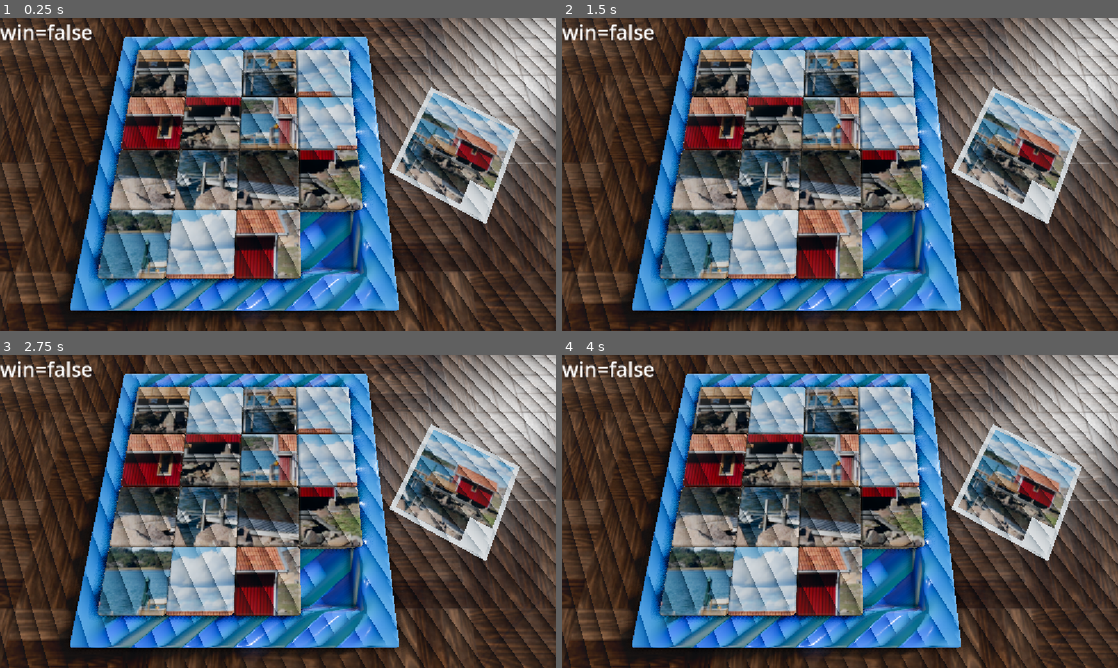
Above: before the commit, frames 1-4 (two rows, left to right).
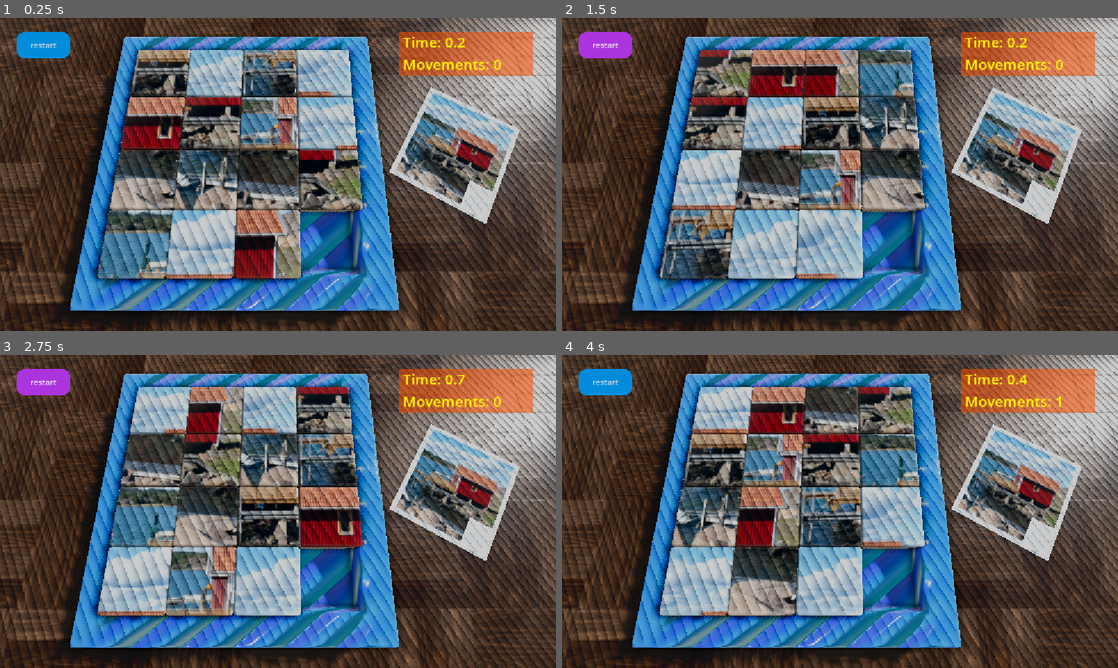
Above: after the commit, the same moments.

Repository: LucasSilvaPatricio/PuzzleGodot
Game: Godot game, scene res://scenes/main.tscn
Same seed, same stepped clock (60 frames per second), same inputs: the game is played once before the commit and once after it.
Inputs (mouse positions are in pixels of both pictures, inside the frame that each line leads up to):
- Up to frame 1 (0.25 s): no input
- Up to frame 2 (1.5 s): click (606, 46) at 0.5 s, where only the run after the commit has a clickable "restart"; click (606, 46) at 1.25 s, where only the run after the commit has a clickable "restart"
- Up to frame 3 (2.75 s): click (44, 383) at 2 s, where only the run after the commit has a clickable "restart"
- Up to frame 4 (4 s): tap Enter at 2.75 s; move the mouse to (962, 495) at 2.77 s; click (962, 495) at 2.92 s; tap Space at 3.5 s; move the mouse to (728, 527) at 3.52 s; click (728, 527) at 3.67 s

The runs differ from the first frame. In frame 1, 42% of the frame differs, in the area x 0-100%, y 0-100%; in frame 2, 57%; in frame 3, 58%; in frame 4, 58%.

Commit message:
update
update

Diff:
--- a/Puzzle/scenes/main.tscn
+++ b/Puzzle/scenes/main.tscn
@@ -21,9 +21,7 @@
 tonemap_mode = 4
 ssao_enabled = true
 ssao_intensity = 4.0
-ssil_enabled = true
 sdfgi_use_occlusion = true
-glow_enabled = true
 glow_intensity = 2.42
 
 [sub_resource type="StandardMaterial3D" id="StandardMaterial3D_6tjto"]
@@ -74,9 +72,11 @@
 
 [node name="DirectionalLight3D" type="DirectionalLight3D" parent="." unique_id=2022578661]
 transform = Transform3D(0.46954536, -0.49754873, 0.7293644, -0.84082794, -3.6893432e-08, 0.5413026, -0.26932442, -0.867436, -0.418353, 0, 2.562986, 0)
+light_bake_mode = 1
 shadow_enabled = true
 shadow_normal_bias = 0.0
 shadow_blur = 2.412
+directional_shadow_mode = 1
 
 [node name="WorldEnvironment" type="WorldEnvironment" parent="." unique_id=350658340]
 environment = SubResource("Environment_enhji")
--- a/Puzzle/scenes/tabuleiro.gd
+++ b/Puzzle/scenes/tabuleiro.gd
@@ -10,7 +10,7 @@
 enum direction {LEFT,RIGHT, UP, DOWN, NONE}
 
 var win = true
-var scene_win :Control
+var scene_win :win_control
 var tab_positions = { 0:0,1:1, 2:2, 3:3,
 				   4:4, 5:5, 6:6, 7:7,
 				   8:8, 9:9, 10:10, 11:11,
@@ -24,26 +24,38 @@
 #					8,9,10,11, # 8, 9, 10, 11
 #					12,13,14,-1 # 12, 13, 14, null
 #					]
+var time_count :float = 0.0
+var number_of_movements :int = 0
+
+@export var time_count_label :Label
+@export var movements_label :Label
+
+signal score_game(time_count, number_of_movements)
 
 func _ready() -> void:
 
 	random_box()
-	debugger()
+	#debugger()
 
 	win = _check_win()
 
-	scene_win = win_scene.instantiate()
+	scene_win  = win_scene.instantiate()
 	add_child(scene_win)
 	scene_win.visible=false
+	scene_win.new_game.connect(_restart)
+	movements_label.text = "Movements: %d"%number_of_movements
 
-func _process(_delta: float) -> void:
-	$Label.text = "win="+str(win)
+func _process(delta: float) -> void:
+	time_count += delta
+	time_count_label.text = "Time: %.1f"%time_count
 
 func change_position(index :int) -> Variant:
 
+	number_of_movements+=1
+	movements_label.text = "Movements: %d"%number_of_movements
 	if tab_positions[index] == -1:
 		return
-
+	$AudioStreamPlayer2.play()
 	var direction_move :direction = direction.NONE
 	var next_index = index+1
 	var prev_index = index-1
@@ -100,11 +112,13 @@
 		direction.DOWN:
 			t.tween_property(mesh,"position",mesh.position+Vector3(0,0,0.4), speed)
 			#mesh.position = mesh.position + Vector3(0,0,0.4)
-	debugger()
+	#debugger()
+
 	win = _check_win()
 
 	if win:
 		scene_win.visible=true
+		score_game.emit(time_count, number_of_movements)
 
 	return direction_move
 
@@ -135,6 +149,13 @@
 func _check_win() -> bool:
 	return true if tab_positions == original_positions else false
 
+func _restart() -> void:
+	random_box()
+	debugger()
+	scene_win.visible=false
+	time_count = 0.0
+	number_of_movements = 0
+	movements_label.text = "Movements: %d"%number_of_movements
 func _on_static_body_3d_input_event(_camera: Node, event: InputEvent, event_position: Vector3, _normal: Vector3, _shape_idx: int) -> void:
 	if event is InputEventMouseButton and event.is_pressed():
 		if event.button_index == MOUSE_BUTTON_LEFT:
@@ -144,3 +165,6 @@
 			if(raycast.is_colliding()):
 				var mesh_name = raycast.get_collider().get("name")
 				change_position(int(mesh_name))
+
+func _on_button_button_up() -> void:
+	_restart()
--- a/Puzzle/scenes/tabuleiro.tscn
+++ b/Puzzle/scenes/tabuleiro.tscn
@@ -7,11 +7,13 @@
 [ext_resource type="Texture2D" uid="uid://ctnohlqk5vbwl" path="res://assets/christmas/ChristmasTreeOrnament019_1K-JPG_Roughness.jpg" id="3_qg4j7"]
 [ext_resource type="Texture2D" uid="uid://c5usuhlkvprpg" path="res://assets/Common_starfish_in_Brofjorden_2.jpg" id="3_tvb07"]
 [ext_resource type="Texture2D" uid="uid://li3tyrocxkbg" path="res://assets/christmas/ChristmasTreeOrnament019_1K-JPG_NormalDX.jpg" id="4_i6856"]
+[ext_resource type="StyleBox" uid="uid://buafxdjl66v0b" path="res://style/new_style_box_flat.tres" id="8_i6856"]
+[ext_resource type="AudioStream" uid="uid://chxw7sinmri8m" path="res://assets/dragon-studio-button-press-382713.mp3" id="9_a5pju"]
 
 [sub_resource type="StandardMaterial3D" id="StandardMaterial3D_pqst3"]
 resource_name = "tabuleiro"
 cull_mode = 2
-albedo_color = Color(0, 1, 1, 1)
+albedo_color = Color(0.19215687, 1, 1, 1)
 albedo_texture = ExtResource("2_4ki4h")
 metallic = 1.0
 metallic_texture = ExtResource("3_qg4j7")
@@ -1048,9 +1050,32 @@
 [sub_resource type="BoxMesh" id="BoxMesh_i6856"]
 size = Vector3(0.51177245, 0.001, 0.3967278)
 
-[node name="tabuleiro" type="Node3D" unique_id=919256700 node_paths=PackedStringArray("static_bodys")]
+[sub_resource type="StyleBoxFlat" id="StyleBoxFlat_i6856"]
+bg_color = Color(0.6709629, 0.2032786, 0.86926216, 1)
+corner_radius_top_left = 16
+corner_radius_top_right = 16
+corner_radius_bottom_right = 16
+corner_radius_bottom_left = 16
+
+[sub_resource type="StyleBoxFlat" id="StyleBoxFlat_a5pju"]
+bg_color = Color(0.09162072, 0.15093237, 0.3815099, 1)
+corner_radius_top_left = 16
+corner_radius_top_right = 16
+corner_radius_bottom_right = 16
+corner_radius_bottom_left = 16
+
+[sub_resource type="Theme" id="Theme_qg4j7"]
+Button/constants/align_to_largest_stylebox = 0
+Button/styles/disabled = ExtResource("8_i6856")
+Button/styles/hover = SubResource("StyleBoxFlat_i6856")
+Button/styles/normal = ExtResource("8_i6856")
+Button/styles/pressed = SubResource("StyleBoxFlat_a5pju")
+
+[node name="tabuleiro" type="Node3D" unique_id=919256700 node_paths=PackedStringArray("static_bodys", "time_count_label", "movements_label")]
 script = ExtResource("1_n5yea")
 static_bodys = [NodePath("0"), NodePath("1"), NodePath("2"), NodePath("3"), NodePath("4"), NodePath("5"), NodePath("6"), NodePath("7"), NodePath("8"), NodePath("9"), NodePath("10"), NodePath("11"), NodePath("12"), NodePath("13"), NodePath("14"), NodePath("15")]
+time_count_label = NodePath("Control/BoxContainer/VBoxContainer/TimeCount")
+movements_label = NodePath("Control/BoxContainer/VBoxContainer/Movements")
 
 [node name="Mesh" type="MeshInstance3D" parent="." unique_id=1299983279]
 transform = Transform3D(1, 0, 0, 0, 1, 0, 0, 0, 1, 0, 0.04889208, 0)
@@ -1236,15 +1261,6 @@
 transform = Transform3D(1, 0, 0, 0, 1, 0, 0, 0, 1, 0, 0.85136104, -1.6166611)
 target_position = Vector3(0, -100, 0)
 
-[node name="Label" type="Label" parent="." unique_id=1478180910]
-anchors_preset = -1
-anchor_right = 0.26700002
-anchor_bottom = 0.09
-offset_right = 0.4159851
-offset_bottom = -0.3200035
-theme_override_font_sizes/font_size = 42
-text = "win="
-
 [node name="MeshInstance3D" type="MeshInstance3D" parent="." unique_id=1872391820]
 transform = Transform3D(-0.35883242, 0, -0.60103184, 0, 0.7, 0, 0.60103184, 0, -0.35883242, 1.7529528, -0.08538577, -0.106831044)
 material_override = SubResource("StandardMaterial3D_enhji")
@@ -1265,6 +1281,58 @@
 [node name="AudioStreamPlayer" type="AudioStreamPlayer" parent="." unique_id=10939414]
 volume_db = -20.0
 autoplay = true
+
+[node name="Control" type="Control" parent="." unique_id=627977766]
+layout_mode = 3
+anchors_preset = 0
+offset_left = 888.0
+offset_top = 28.0
+offset_right = 928.0
+offset_bottom = 68.0
+
+[node name="ColorRect" type="ColorRect" parent="Control" unique_id=696778601]
+layout_mode = 1
+anchors_preset = -1
+anchor_left = -1.5250001
+anchor_right = 5.425
+anchor_bottom = 2.3000002
+offset_top = 1.0
+color = Color(0.9869713, 0.30794254, 0, 0.5372549)
+
+[node name="BoxContainer" type="BoxContainer" parent="Control" unique_id=877217551]
+layout_mode = 1
+anchors_preset = -1
+anchor_left = -1.325
+anchor_right = 5.925
+anchor_bottom = 2.2
+
+[node name="VBoxContainer" type="VBoxContainer" parent="Control/BoxContainer" unique_id=2124274684]
+layout_mode = 2
+
+[node name="TimeCount" type="Label" parent="Control/BoxContainer/VBoxContainer" unique_id=1384220741]
+layout_mode = 2
+theme_override_colors/font_color = Color(1, 1, 0, 1)
+theme_override_font_sizes/font_size = 30
+text = "Time: "
+
+[node name="Movements" type="Label" parent="Control/BoxContainer/VBoxContainer" unique_id=2138004588]
+layout_mode = 2
+theme_override_colors/font_color = Color(1, 1, 0, 1)
+theme_override_font_sizes/font_size = 30
+text = "Movements: "
+
+[node name="Button" type="Button" parent="Control" unique_id=729169038]
+layout_mode = 1
+anchors_preset = -1
+anchor_left = -21.325
+anchor_right = -18.575
+anchor_bottom = 1.3750001
+offset_top = 1.0
+theme = SubResource("Theme_qg4j7")
+text = "restart"
+
+[node name="AudioStreamPlayer2" type="AudioStreamPlayer" parent="." unique_id=1725169719]
+stream = ExtResource("9_a5pju")
 
 [connection signal="input_event" from="0" to="." method="_on_static_body_3d_input_event"]
 [connection signal="input_event" from="1" to="." method="_on_static_body_3d_input_event"]
@@ -1282,3 +1350,4 @@
 [connection signal="input_event" from="13" to="." method="_on_static_body_3d_input_event"]
 [connection signal="input_event" from="14" to="." method="_on_static_body_3d_input_event"]
 [connection signal="input_event" from="15" to="." method="_on_static_body_3d_input_event"]
+[connection signal="button_up" from="Control/Button" to="." method="_on_button_button_up"]
--- /dev/null
+++ b/Puzzle/scenes/win.gd
@@ -0,0 +1,19 @@
+extends Control
+
+class_name win_control
+
+signal new_game
+
+var tabuleiro_reference :tabuleiro
+@export var time_count_label :Label
+@export var number_movements_label :Label
+func _ready() -> void:
+	tabuleiro_reference = get_parent()
+	tabuleiro_reference.score_game.connect(_show_score_game)
+func _on_button_button_up() -> void:
+	new_game.emit()
+
+func _show_score_game(time_count :float, number_of_movements: int) -> void:
+	time_count_label.text = "Time: %.1f"%time_count
+	number_movements_label.text = "Movements: %d"%number_of_movements
+	pass
--- a/Puzzle/scenes/win.tscn
+++ b/Puzzle/scenes/win.tscn
@@ -1,12 +1,37 @@
 [gd_scene format=3 uid="uid://cdb5wgh47noap"]
 
-[node name="Win" type="Control" unique_id=861297564]
+[ext_resource type="Script" uid="uid://byydbpabthaci" path="res://scenes/win.gd" id="1_r4oei"]
+[ext_resource type="StyleBox" uid="uid://buafxdjl66v0b" path="res://style/new_style_box_flat.tres" id="2_826fv"]
+
+[sub_resource type="StyleBoxFlat" id="StyleBoxFlat_iiocm"]
+bg_color = Color(0.6887621, 0.30995515, 0.8106648, 1)
+corner_radius_top_left = 16
+corner_radius_top_right = 16
+corner_radius_bottom_right = 16
+corner_radius_bottom_left = 16
+
+[sub_resource type="StyleBoxFlat" id="StyleBoxFlat_yxbqr"]
+bg_color = Color(0, 0.16083601, 0.27012, 1)
+corner_radius_top_left = 16
+corner_radius_top_right = 16
+corner_radius_bottom_right = 16
+corner_radius_bottom_left = 16
+
+[sub_resource type="Theme" id="Theme_a5pju"]
+Button/styles/hover = SubResource("StyleBoxFlat_iiocm")
+Button/styles/normal = ExtResource("2_826fv")
+Button/styles/pressed = SubResource("StyleBoxFlat_yxbqr")
+
+[node name="Win" type="Control" unique_id=861297564 node_paths=PackedStringArray("time_count_label", "number_movements_label")]
 layout_mode = 3
 anchors_preset = 15
 anchor_right = 1.0
 anchor_bottom = 1.0
 grow_horizontal = 2
 grow_vertical = 2
+script = ExtResource("1_r4oei")
+time_count_label = NodePath("BoxContainer/VBoxContainer/TimeCount")
+number_movements_label = NodePath("BoxContainer/VBoxContainer/NumberMovements")
 
 [node name="ColorRect" type="ColorRect" parent="." unique_id=678068290]
 layout_mode = 0
@@ -14,19 +39,27 @@
 offset_bottom = 667.0
 color = Color(0.92500544, 0.46930617, 0.28806338, 1)
 
-[node name="Label" type="Label" parent="." unique_id=12593381]
+[node name="BoxContainer" type="BoxContainer" parent="." unique_id=1534232731]
 layout_mode = 1
 anchors_preset = -1
-anchor_left = 0.215
-anchor_top = 0.42100003
-anchor_right = 0.785
-anchor_bottom = 0.606
-offset_left = -0.18000793
-offset_top = -17.308014
-offset_right = 0.17999268
-offset_bottom = -0.1880188
+anchor_left = 0.40100002
+anchor_top = 0.185
+anchor_right = 0.59900004
+anchor_bottom = 0.81500006
+offset_left = -0.45202637
+offset_top = 0.11999512
+offset_right = 0.45196533
+offset_bottom = -0.12005615
 grow_horizontal = 2
 grow_vertical = 2
+
+[node name="VBoxContainer" type="VBoxContainer" parent="BoxContainer" unique_id=2073039103]
+layout_mode = 2
+size_flags_horizontal = 4
+theme_override_constants/separation = 32
+
+[node name="Label" type="Label" parent="BoxContainer/VBoxContainer" unique_id=12593381]
+layout_mode = 2
 theme_override_colors/font_color = Color(0, 0, 0, 1)
 theme_override_colors/font_outline_color = Color(1, 1, 1, 1)
 theme_override_constants/outline_size = 25
@@ -34,22 +67,28 @@
 text = "WIN!"
 horizontal_alignment = 1
 
-[node name="Label2" type="Label" parent="." unique_id=1828559977]
-layout_mode = 1
-anchors_preset = -1
-anchor_left = 0.21400002
-anchor_top = 0.65900004
-anchor_right = 0.785
-anchor_bottom = 0.739
-offset_left = 0.47198486
-offset_top = -0.03201294
-offset_right = -0.32006836
-offset_bottom = 0.12799072
-grow_horizontal = 2
-grow_vertical = 2
+[node name="TimeCount" type="Label" parent="BoxContainer/VBoxContainer" unique_id=1828559977]
+layout_mode = 2
 theme_override_colors/font_color = Color(0, 0, 0, 1)
 theme_override_colors/font_outline_color = Color(1, 1, 1, 1)
 theme_override_constants/outline_size = 8
 theme_override_font_sizes/font_size = 35
 text = "Time: 5.0"
 horizontal_alignment = 1
+
+[node name="NumberMovements" type="Label" parent="BoxContainer/VBoxContainer" unique_id=1610260553]
+layout_mode = 2
+theme_override_colors/font_color = Color(0, 0, 0, 1)
+theme_override_colors/font_outline_color = Color(1, 1, 1, 1)
+theme_override_constants/outline_size = 8
+theme_override_font_sizes/font_size = 35
+text = "Movements:"
+horizontal_alignment = 1
+
+[node name="Button" type="Button" parent="BoxContainer/VBoxContainer" unique_id=60611524]
+layout_mode = 2
+theme = SubResource("Theme_a5pju")
+theme_override_font_sizes/font_size = 30
+text = "New Game"
+
+[connection signal="button_up" from="BoxContainer/VBoxContainer/Button" to="." method="_on_button_button_up"]
--- /dev/null
+++ b/Puzzle/style/new_style_box_flat.tres
@@ -0,0 +1,8 @@
+[gd_resource type="StyleBoxFlat" format=3 uid="uid://buafxdjl66v0b"]
+
+[resource]
+bg_color = Color(0, 0.54970944, 0.8591738, 1)
+corner_radius_top_left = 16
+corner_radius_top_right = 16
+corner_radius_bottom_right = 16
+corner_radius_bottom_left = 16
Not shown, added: Puzzle/export_presets.cfg
Not shown, added: Puzzle/scenes/win.gd.uid
